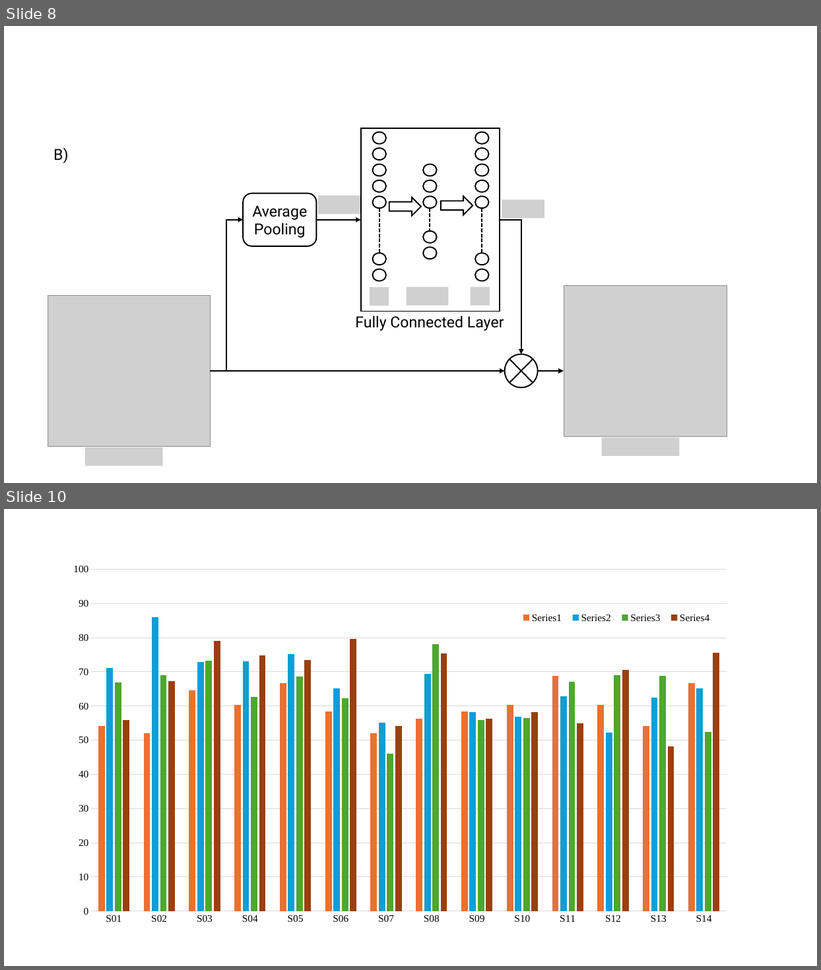
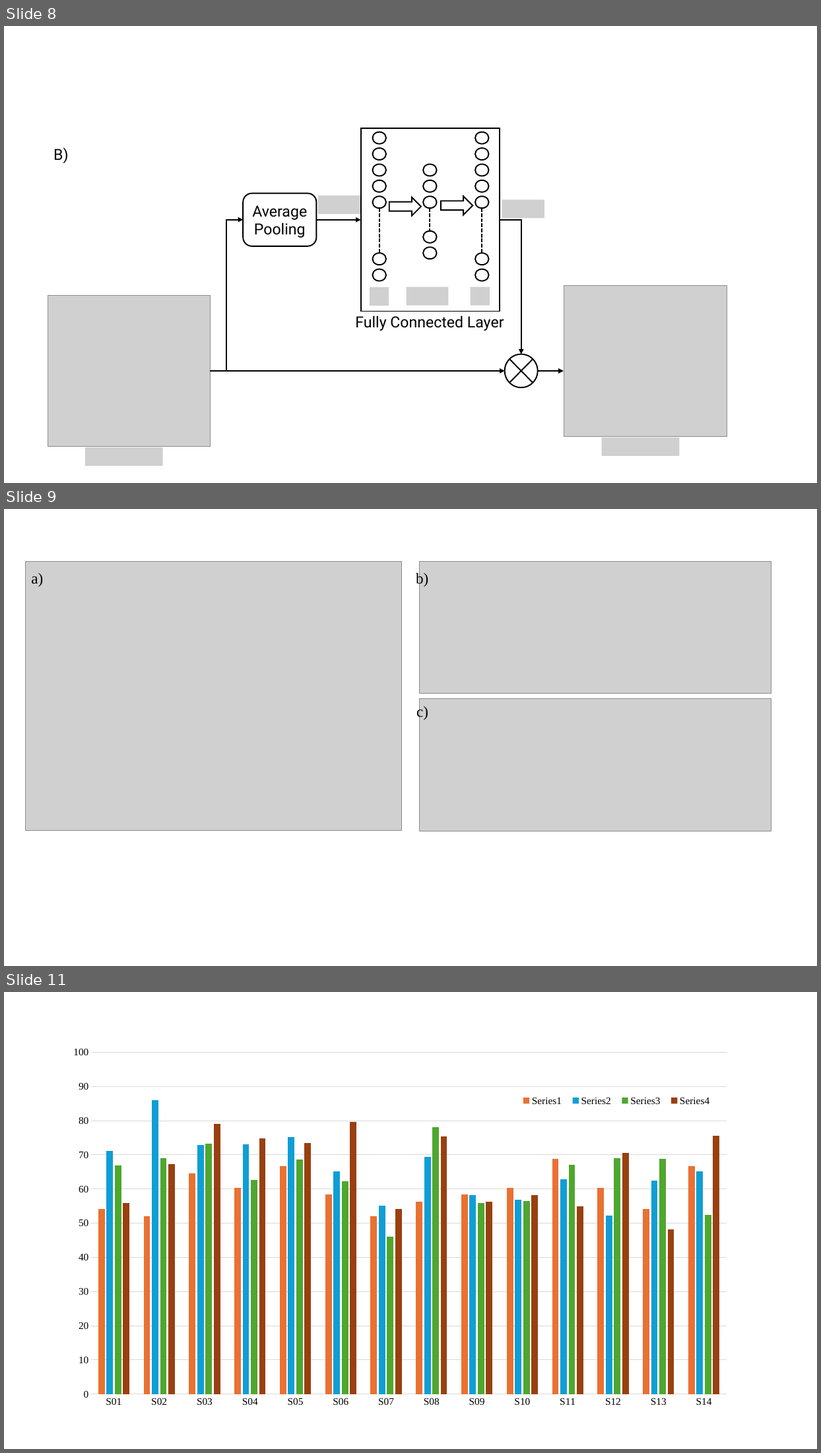
Before and after one commit to Parshiva24/EEGScaler, a slide deck: document/EEGScaler.pptx. Shown one above the other, each under a label of ours: slides 8 and 10 before the commit, slides 8, 9 and 11 after it; the slides between them are not shown. The pictures are 821x970 and 821x1453 pixels, drawn with LibreOffice and Linux fonts; fonts in the diff are those of the drawing; grey boxes stand for pictures. Boxes give left, top, right and bottom in pixels: in the first picture for what was removed or moved away, otherwise in the second. Text is boxed around its words. In the diff, an @@ line names an element or a change of style, - is before the commit and + after.

Commit message:
Updated PPTx

```diff
--- a/document/EEGScaler.pptx
+++ b/document/EEGScaler.pptx
@@ slide 9 added at <box>4,509,817,966</box>, background #FFFFFF @@
@@ group added at <box>25,561,771,831</box>: 3 pictures, 3 texts @@
+a)
+b)
+c)
@@ what was slide 10 is now slide 11 @@
```
Also in this commit, not shown: 1 other slide added, 1 slide removed, 1 other file.
